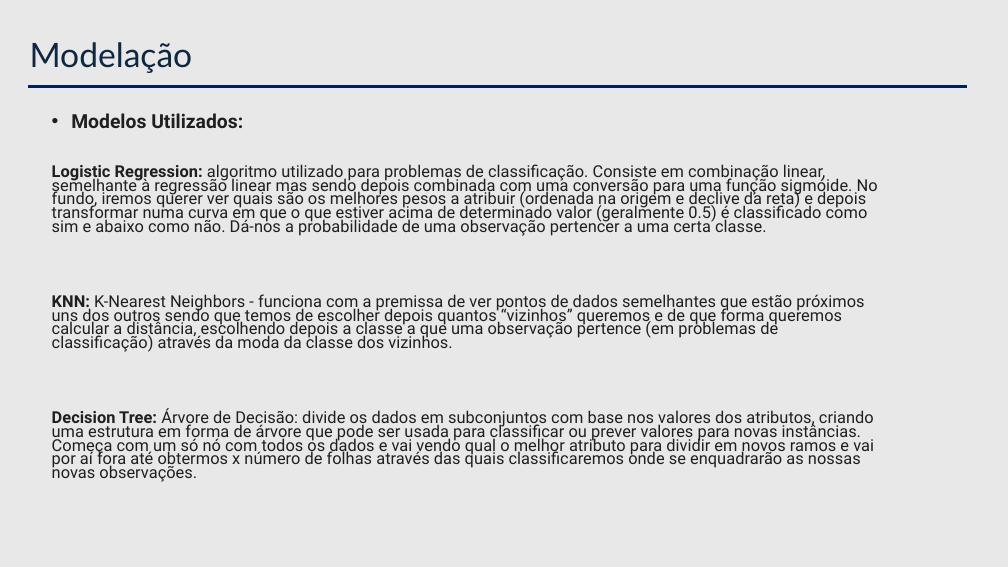
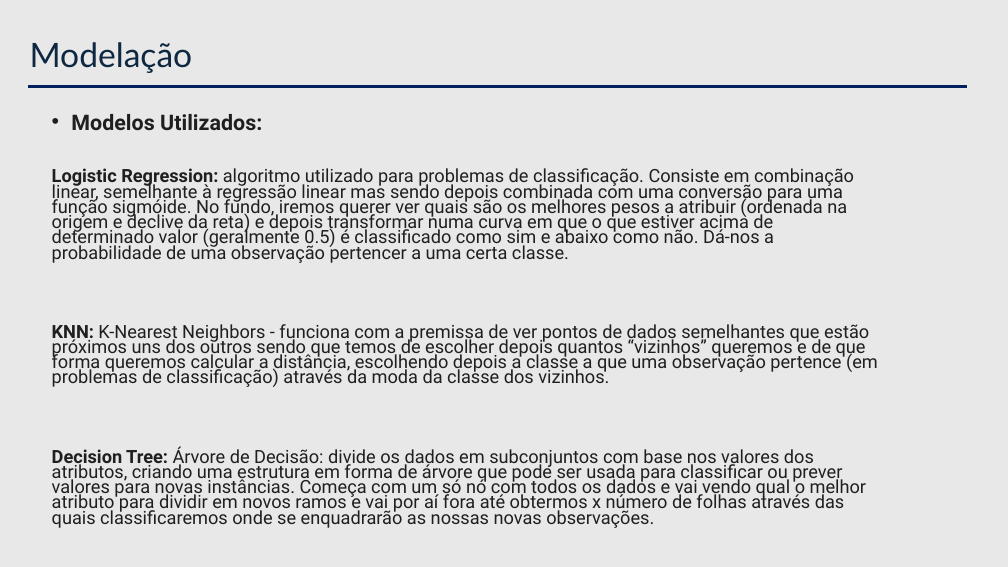
Before and after one commit to andreiacampos98/datascience_course, a slide deck: slide 27 of 10_applied/2024 EDIT LTP__PraticalCase/LTP_PraticalCase Dataset/Case Study __.pptx (slide 26 before the commit). Drawn at 1008x567 pixels with LibreOffice and Linux fonts; fonts in the diff are those of the drawing. Boxes give left, top, right and bottom in pixels: in the first picture for what was removed or moved away, otherwise in the second. Text is boxed around its words. In the diff, an @@ line names an element or a change of style, - is before the commit and + after.

```diff
--- a/10_applied/2024 EDIT LTP__PraticalCase/LTP_PraticalCase Dataset/Case Study __.pptx
+++ b/10_applied/2024 EDIT LTP__PraticalCase/LTP_PraticalCase Dataset/Case Study __.pptx
@@ text "Modelos Utilizados:" at bbox=[52, 114, 878, 528]: size 13.8 to 15.3 pt in "Modelos Utilizados:"; size 11.7 to 13 pt @@
```
Also in this commit, not shown: 16 other slides changed, 1 slide added, 1 other file.
